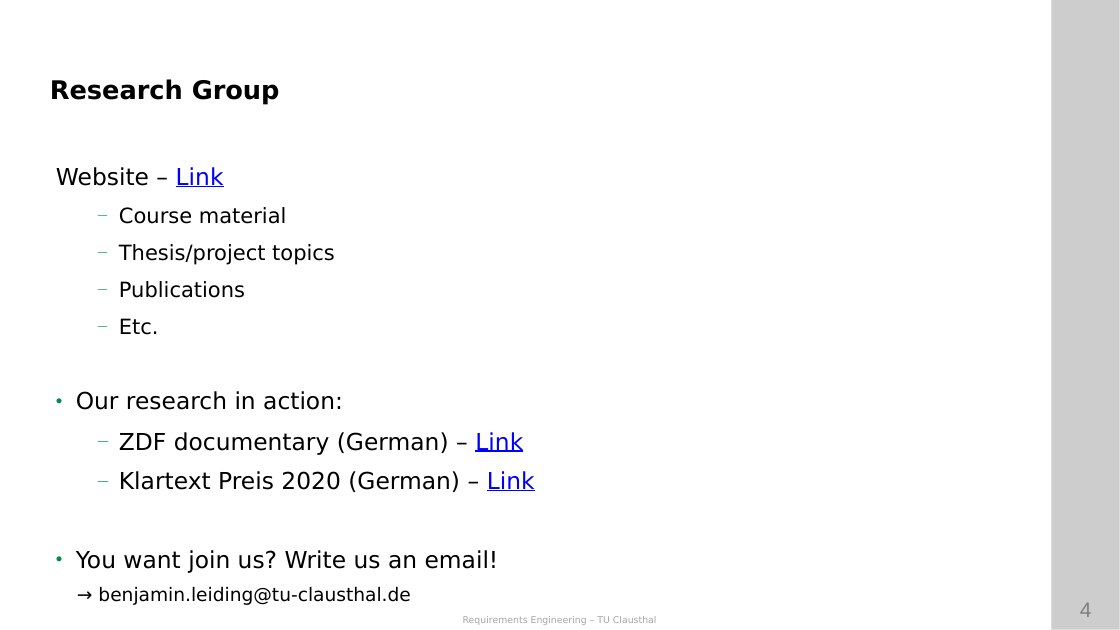
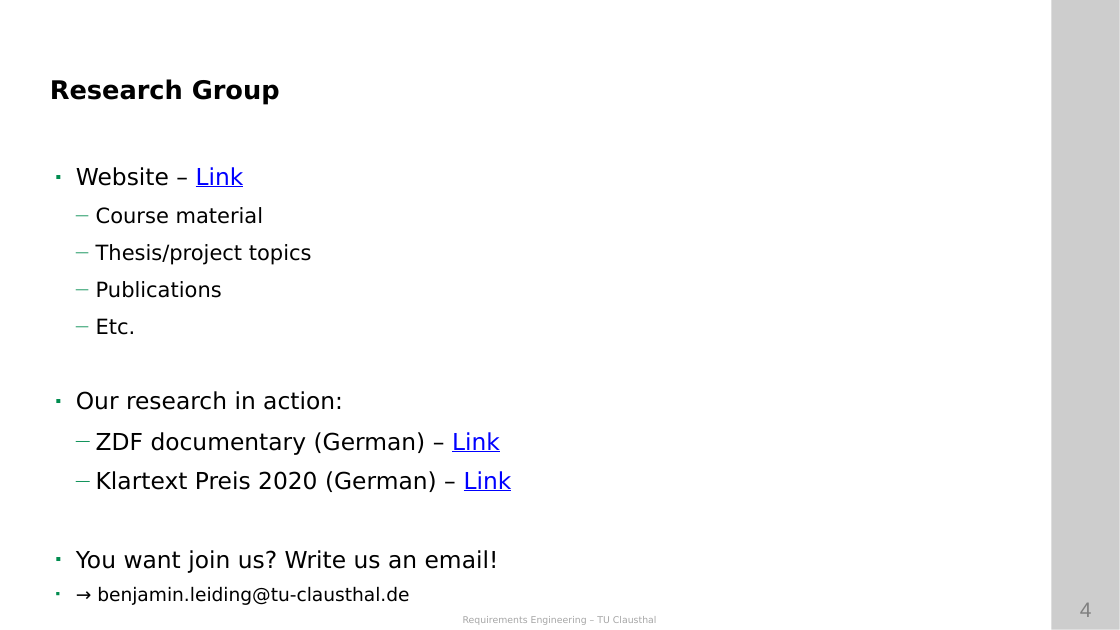
Before and after one commit to ETCE-LAB/teaching-material, a slide deck: slide 4 of Requirements-Engineering/RE-L00-Organization.pptx. Drawn at 1120x630 pixels with LibreOffice and Linux fonts; fonts in the diff are those of the drawing; background and template pictures are left out. Boxes give left, top, right and bottom in pixels: in the first picture for what was removed or moved away, otherwise in the second. Text is boxed around its words. In the diff, an @@ line names an element or a change of style, - is before the commit and + after.

```diff
--- a/Requirements-Engineering/RE-L00-Organization.pptx
+++ b/Requirements-Engineering/RE-L00-Organization.pptx
@@ text "Website – Link" at box(76, 167, 512, 605): bullet none to ◾; indent changed; bullet • to ◾ @@
```
Also in this commit, not shown: 15 other slides changed, 1 other file.
